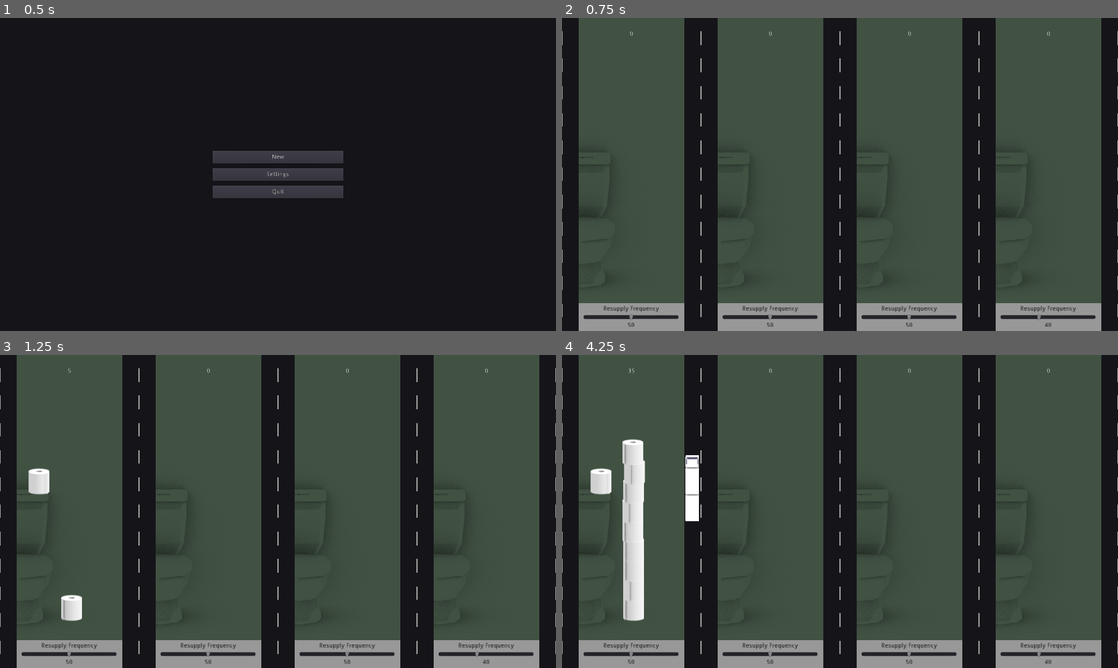
Above: before the commit, frames 1-4 (two rows, left to right).
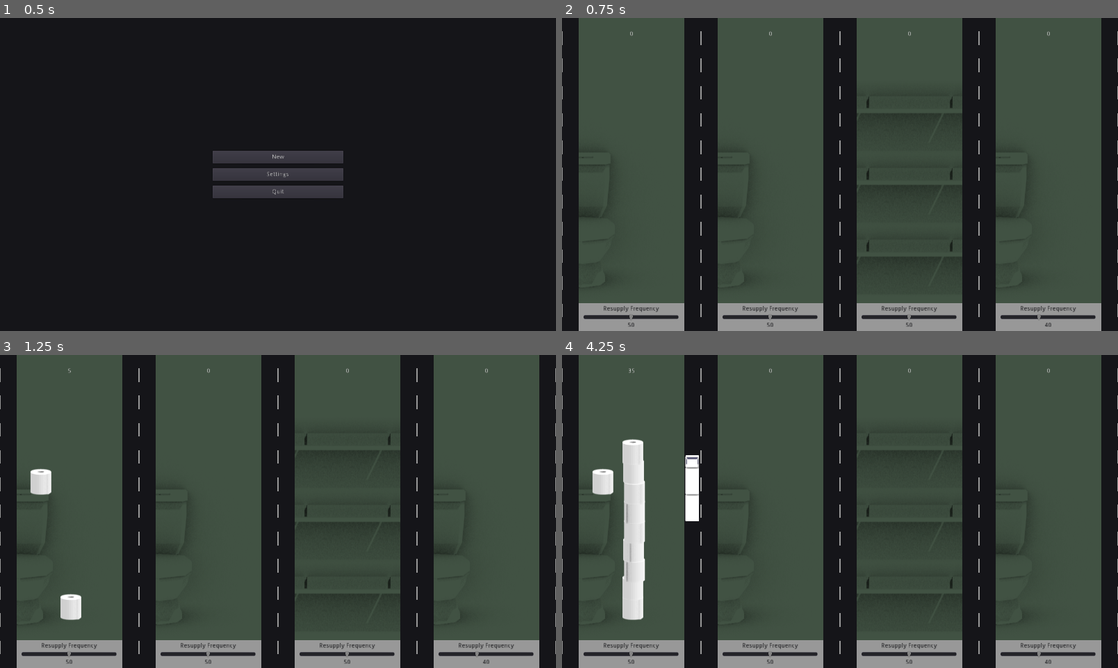
Above: after the commit, the same moments.

Repository: kevinlights/supply-chain
Game: Godot game, scene res://gui/menu.tscn
The game is run twice, just before and just after one commit, with the same random seed, the same clock (stepped at 60 frames per second) and the same inputs.
Inputs:
- Up to frame 1 (0.5 s): no input
- Up to frame 2 (0.75 s): click "New" at 0.5 s
- Up to frame 3 (1.25 s): no input
- Up to frame 4 (4.25 s): tap Enter at 1.25 s; tap Space at 2 s

Frame 1 is identical in both runs. In frame 2, 0.6% of the frame differs, in the area x 53-72%, y 25-80%; in frame 3, 0.7%; in frame 4, 1.1%, in the area x 5-72%, y 25-86%.

Commit message:
Renamed home_visuals to visual_indicators. Moved stock item sprites into unit_stock_sprites. Moved stock indicator show/hide logic into visual anchor scenes.

Diff:
--- a/game_entities/supply_point/SupplyPoint.gd
+++ b/game_entities/supply_point/SupplyPoint.gd
@@ -1,6 +1,13 @@
 extends HBoxContainer
 
 var transit_vehicle_scene = preload("res://game_entities/transit_vehicle/TransitVehicle.tscn")
+
+var visual_indicators = {
+	"home": preload("res://game_entities/supply_point/visual_indicators/HomeAnchors.tscn"),
+	"store": preload("res://game_entities/supply_point/visual_indicators/StoreAnchors.tscn"),
+	"default": preload("res://game_entities/supply_point/visual_indicators/HomeAnchors.tscn")
+}
+
 
 var sp_name : String
 var stock_level : int
@@ -21,7 +28,6 @@
 var stock_indicator_count : int
 var stock_indicator_anchor : TextureRect
 var stock_indicator_value : float
-var stock_indicator_pool : Array
 var consumption_rate : int
 var production_rate : int
 var consume_produce_rate : float
@@ -86,26 +92,19 @@
 	configure_stock_indicators()
 
 func configure_stock_indicators():
-	if has_node("SupplyPointVisual/AnchorBackground"):
-		stock_indicator_anchor = get_node("SupplyPointVisual/AnchorBackground")
-		stock_indicator_count = stock_indicator_anchor.get_child_count()
-		stock_indicator_value = 1.0 / (float(stock_indicator_count) / max_stock_level)
-		for indicator in stock_indicator_anchor.get_children():
-			indicator.visible = false
-	for i in range(0, 20):
-		stock_indicator_pool.append(load("res://game_entities/supply_point/home_visuals/stock_item_%02d.png" % i))
+	if sp_name.to_lower() in visual_indicators:
+		stock_indicator_anchor = visual_indicators[sp_name.to_lower()].instance()
+	else:
+		stock_indicator_anchor = visual_indicators["default"].instance()
 
+	get_node("SupplyPointVisual").add_child(stock_indicator_anchor)
+	stock_indicator_count = stock_indicator_anchor.get_child_count()
+	stock_indicator_value = 1.0 / (float(stock_indicator_count) / max_stock_level)
+	stock_indicator_anchor.set_indicator_value(stock_indicator_value)
 
 func update_stock_indicators():
 	get_node("SupplyPointVisual/VBoxContainer/Stock").set_text(str(stock_level))
-	for i in range(0, stock_indicator_count):
-		if i < stock_level / stock_indicator_value:
-			if stock_indicator_anchor.get_child(i).visible == false:
-				stock_indicator_anchor.get_child(i).texture = stock_indicator_pool[randi() % stock_indicator_pool.size() - 1]
-				stock_indicator_anchor.get_child(i).visible = true
-			#TODO: Set texture from pool of images
-		else:
-			stock_indicator_anchor.get_child(i).visible = false
+	stock_indicator_anchor.update_stock_indicators(stock_level)
 
 func set_demand_factor(value : float) -> void:
 	demand_factor = value
--- a/game_entities/supply_point/SupplyPoint.tscn
+++ b/game_entities/supply_point/SupplyPoint.tscn
@@ -1,7 +1,6 @@
-[gd_scene load_steps=5 format=2]
+[gd_scene load_steps=4 format=2]
 
 [ext_resource path="res://game_entities/supply_point/SupplyPoint.gd" type="Script" id=1]
-[ext_resource path="res://game_entities/supply_point/home_visuals/HomeAnchors.tscn" type="PackedScene" id=2]
 [ext_resource path="res://fonts/heading.tres" type="DynamicFont" id=3]
 
 [sub_resource type="StyleBoxFlat" id=1]
@@ -267,8 +266,6 @@
 rect_min_size = Vector2( 242, 0 )
 color = Color( 0.258824, 0.32549, 0.266667, 1 )
 
-[node name="AnchorBackground" parent="SupplyPointVisual" instance=ExtResource( 2 )]
-
 [node name="VBoxContainer" type="VBoxContainer" parent="SupplyPointVisual"]
 margin_right = 240.0
 margin_bottom = 720.0
--- /dev/null
+++ b/game_entities/supply_point/visual_indicators/HomeAnchors.gd
@@ -0,0 +1,23 @@
+extends TextureRect
+
+var stock_indicator_pool : Array
+var stock_indicator_value : float = 1.0
+
+func _ready():
+	for indicator in get_children():
+		indicator.visible = false
+	for i in range(0, 20):
+		stock_indicator_pool.append(load("res://game_entities/supply_point/visual_indicators/unit_stock_sprites/stock_item_%02d.png" % i))
+
+func update_stock_indicators(stock_level : int):
+	var current_stock_level := stock_level / stock_indicator_value
+	for i in range(0, get_child_count()):
+		if i < current_stock_level:
+			if get_child(i).visible == false:
+				get_child(i).texture = stock_indicator_pool[randi() % stock_indicator_pool.size() - 1]
+				get_child(i).visible = true
+		else:
+			get_child(i).visible = false
+
+func set_indicator_value(newValue : float):
+	stock_indicator_value = newValue
--- a/game_entities/supply_point/home_visuals/HomeAnchors.tscn
+++ b/game_entities/supply_point/visual_indicators/HomeAnchors.tscn
@@ -1,12 +1,14 @@
-[gd_scene load_steps=3 format=2]
-
-[ext_resource path="res://game_entities/supply_point/home_visuals/stock_item.png" type="Texture" id=1]
-[ext_resource path="res://game_entities/supply_point/home_visuals/toilet.png" type="Texture" id=2]
+[gd_scene load_steps=4 format=2]
+
+[ext_resource path="res://game_entities/supply_point/visual_indicators/toilet.png" type="Texture" id=1]
+[ext_resource path="res://game_entities/supply_point/visual_indicators/stock_item.png" type="Texture" id=2]
+[ext_resource path="res://game_entities/supply_point/visual_indicators/HomeAnchors.gd" type="Script" id=3]
 
 [node name="AnchorBackground" type="TextureRect"]
 margin_right = 40.0
 margin_bottom = 40.0
-texture = ExtResource( 2 )
+texture = ExtResource( 1 )
+script = ExtResource( 3 )
 __meta__ = {
 "_edit_use_anchors_": false
 }
@@ -16,7 +18,7 @@
 margin_top = 251.0
 margin_right = 88.0
 margin_bottom = 331.0
-texture = ExtResource( 1 )
+texture = ExtResource( 2 )
 __meta__ = {
 "_edit_use_anchors_": false
 }
@@ -26,7 +28,7 @@
 margin_top = 542.0
 margin_right = 161.0
 margin_bottom = 622.0
-texture = ExtResource( 1 )
+texture = ExtResource( 2 )
 __meta__ = {
 "_edit_use_anchors_": false
 }
@@ -36,7 +38,7 @@
 margin_top = 497.0
 margin_right = 161.0
 margin_bottom = 577.0
-texture = ExtResource( 1 )
+texture = ExtResource( 2 )
 __meta__ = {
 "_edit_use_anchors_": false
 }
@@ -46,7 +48,7 @@
 margin_top = 452.0
 margin_right = 161.0
 margin_bottom = 532.0
-texture = ExtResource( 1 )
+texture = ExtResource( 2 )
 __meta__ = {
 "_edit_use_anchors_": false
 }
@@ -56,7 +58,7 @@
 margin_top = 408.0
 margin_right = 161.0
 margin_bottom = 488.0
-texture = ExtResource( 1 )
+texture = ExtResource( 2 )
 __meta__ = {
 "_edit_use_anchors_": false
 }
@@ -66,7 +68,7 @@
 margin_top = 363.0
 margin_right = 161.0
 margin_bottom = 443.0
-texture = ExtResource( 1 )
+texture = ExtResource( 2 )
 __meta__ = {
 "_edit_use_anchors_": false
 }
@@ -76,7 +78,7 @@
 margin_top = 318.0
 margin_right = 161.0
 margin_bottom = 398.0
-texture = ExtResource( 1 )
+texture = ExtResource( 2 )
 __meta__ = {
 "_edit_use_anchors_": false
 }
@@ -86,7 +88,7 @@
 margin_top = 273.0
 margin_right = 161.0
 margin_bottom = 353.0
-texture = ExtResource( 1 )
+texture = ExtResource( 2 )
 __meta__ = {
 "_edit_use_anchors_": false
 }
@@ -96,7 +98,7 @@
 margin_top = 228.0
 margin_right = 161.0
 margin_bottom = 308.0
-texture = ExtResource( 1 )
+texture = ExtResource( 2 )
 __meta__ = {
 "_edit_use_anchors_": false
 }
@@ -106,7 +108,7 @@
 margin_top = 184.0
 margin_right = 161.0
 margin_bottom = 264.0
-texture = ExtResource( 1 )
+texture = ExtResource( 2 )
 __meta__ = {
 "_edit_use_anchors_": false
 }
@@ -116,7 +118,7 @@
 margin_top = 139.0
 margin_right = 161.0
 margin_bottom = 219.0
-texture = ExtResource( 1 )
+texture = ExtResource( 2 )
 __meta__ = {
 "_edit_use_anchors_": false
 }
@@ -126,7 +128,7 @@
 margin_top = 542.0
 margin_right = 233.0
 margin_bottom = 622.0
-texture = ExtResource( 1 )
+texture = ExtResource( 2 )
 __meta__ = {
 "_edit_use_anchors_": false
 }
@@ -136,7 +138,7 @@
 margin_top = 497.0
 margin_right = 233.0
 margin_bottom = 577.0
-texture = ExtResource( 1 )
+texture = ExtResource( 2 )
 __meta__ = {
 "_edit_use_anchors_": false
 }
@@ -146,7 +148,7 @@
 margin_top = 452.0
 margin_right = 233.0
 margin_bottom = 532.0
-texture = ExtResource( 1 )
+texture = ExtResource( 2 )
 __meta__ = {
 "_edit_use_anchors_": false
 }
@@ -156,7 +158,7 @@
 margin_top = 408.0
 margin_right = 233.0
 margin_bottom = 488.0
-texture = ExtResource( 1 )
+texture = ExtResource( 2 )
 __meta__ = {
 "_edit_use_anchors_": false
 }
@@ -166,7 +168,7 @@
 margin_top = 363.0
 margin_right = 233.0
 margin_bottom = 443.0
-texture = ExtResource( 1 )
+texture = ExtResource( 2 )
 __meta__ = {
 "_edit_use_anchors_": false
 }
@@ -176,7 +178,7 @@
 margin_top = 318.0
 margin_right = 233.0
 margin_bottom = 398.0
-texture = ExtResource( 1 )
+texture = ExtResource( 2 )
 __meta__ = {
 "_edit_use_anchors_": false
 }
@@ -186,7 +188,7 @@
 margin_top = 273.0
 margin_right = 233.0
 margin_bottom = 353.0
-texture = ExtResource( 1 )
+texture = ExtResource( 2 )
 __meta__ = {
 "_edit_use_anchors_": false
 }
@@ -196,7 +198,7 @@
 margin_top = 228.0
 margin_right = 233.0
 margin_bottom = 308.0
-texture = ExtResource( 1 )
+texture = ExtResource( 2 )
 __meta__ = {
 "_edit_use_anchors_": false
 }
@@ -206,7 +208,7 @@
 margin_top = 184.0
 margin_right = 233.0
 margin_bottom = 264.0
-texture = ExtResource( 1 )
+texture = ExtResource( 2 )
 __meta__ = {
 "_edit_use_anchors_": false
 }
@@ -216,7 +218,7 @@
 margin_top = 139.0
 margin_right = 233.0
 margin_bottom = 219.0
-texture = ExtResource( 1 )
+texture = ExtResource( 2 )
 __meta__ = {
 "_edit_use_anchors_": false
 }
@@ -226,7 +228,7 @@
 margin_top = 94.0
 margin_right = 233.0
 margin_bottom = 174.0
-texture = ExtResource( 1 )
+texture = ExtResource( 2 )
 __meta__ = {
 "_edit_use_anchors_": false
 }
@@ -236,7 +238,7 @@
 margin_top = 49.0
 margin_right = 233.0
 margin_bottom = 129.0
-texture = ExtResource( 1 )
+texture = ExtResource( 2 )
 __meta__ = {
 "_edit_use_anchors_": false
 }
@@ -246,7 +248,7 @@
 margin_top = 206.0
 margin_right = 88.0
 margin_bottom = 286.0
-texture = ExtResource( 1 )
+texture = ExtResource( 2 )
 __meta__ = {
 "_edit_use_anchors_": false
 }
@@ -256,7 +258,7 @@
 margin_top = 161.0
 margin_right = 88.0
 margin_bottom = 241.0
-texture = ExtResource( 1 )
+texture = ExtResource( 2 )
 __meta__ = {
 "_edit_use_anchors_": false
 }
@@ -266,7 +268,7 @@
 margin_top = 116.0
 margin_right = 88.0
 margin_bottom = 196.0
-texture = ExtResource( 1 )
-__meta__ = {
-"_edit_use_anchors_": false
-}
+texture = ExtResource( 2 )
+__meta__ = {
+"_edit_use_anchors_": false
+}
--- /dev/null
+++ b/game_entities/supply_point/visual_indicators/StoreAnchors.gd
@@ -0,0 +1,23 @@
+extends TextureRect
+
+var stock_indicator_pool : Array
+var stock_indicator_value : float = 1.0
+
+func _ready():
+	for indicator in get_children():
+		indicator.visible = false
+	for i in range(0, 4):
+		stock_indicator_pool.append(load("res://game_entities/supply_point/visual_indicators/unit_stock_sprites/stock_item_%02d.png" % i))
+
+func update_stock_indicators(stock_level : int):
+	var current_stock_level := stock_level / stock_indicator_value
+	for i in range(0, get_child_count()):
+		if i < current_stock_level:
+			if get_child(i).visible == false:
+				get_child(i).texture = stock_indicator_pool[randi() % stock_indicator_pool.size() - 1]
+				get_child(i).visible = true
+		else:
+			get_child(i).visible = false
+
+func set_indicator_value(newValue : float):
+	stock_indicator_value = newValue
--- /dev/null
+++ b/game_entities/supply_point/visual_indicators/StoreAnchors.tscn
@@ -0,0 +1,254 @@
+[gd_scene load_steps=4 format=2]
+
+[ext_resource path="res://game_entities/supply_point/visual_indicators/store.png" type="Texture" id=1]
+[ext_resource path="res://game_entities/supply_point/visual_indicators/stock_item.png" type="Texture" id=2]
+[ext_resource path="res://game_entities/supply_point/visual_indicators/HomeAnchors.gd" type="Script" id=3]
+
+[node name="AnchorBackground" type="TextureRect"]
+margin_right = 40.0
+margin_bottom = 40.0
+texture = ExtResource( 1 )
+script = ExtResource( 3 )
+__meta__ = {
+"_edit_use_anchors_": false
+}
+
+[node name="StockItem00" type="TextureRect" parent="."]
+margin_left = 56.0
+margin_top = 133.0
+margin_right = 126.0
+margin_bottom = 213.0
+texture = ExtResource( 2 )
+__meta__ = {
+"_edit_use_anchors_": false
+}
+
+[node name="StockItem01" type="TextureRect" parent="."]
+margin_left = -3.0
+margin_top = 462.0
+margin_right = 67.0
+margin_bottom = 542.0
+texture = ExtResource( 2 )
+__meta__ = {
+"_edit_use_anchors_": false
+}
+
+[node name="StockItem02" type="TextureRect" parent="."]
+margin_left = -2.0
+margin_top = 133.0
+margin_right = 68.0
+margin_bottom = 213.0
+texture = ExtResource( 2 )
+__meta__ = {
+"_edit_use_anchors_": false
+}
+
+[node name="StockItem03" type="TextureRect" parent="."]
+margin_left = 176.0
+margin_top = 463.0
+margin_right = 246.0
+margin_bottom = 543.0
+texture = ExtResource( 2 )
+__meta__ = {
+"_edit_use_anchors_": false
+}
+
+[node name="StockItem04" type="TextureRect" parent="."]
+margin_left = 174.0
+margin_top = 133.0
+margin_right = 244.0
+margin_bottom = 213.0
+texture = ExtResource( 2 )
+__meta__ = {
+"_edit_use_anchors_": false
+}
+
+[node name="StockItem05" type="TextureRect" parent="."]
+margin_left = 120.0
+margin_top = 463.0
+margin_right = 190.0
+margin_bottom = 543.0
+texture = ExtResource( 2 )
+__meta__ = {
+"_edit_use_anchors_": false
+}
+
+[node name="StockItem06" type="TextureRect" parent="."]
+margin_left = 61.0
+margin_top = 462.0
+margin_right = 131.0
+margin_bottom = 542.0
+texture = ExtResource( 2 )
+__meta__ = {
+"_edit_use_anchors_": false
+}
+
+[node name="StockItem07" type="TextureRect" parent="."]
+margin_left = 115.0
+margin_top = 133.0
+margin_right = 185.0
+margin_bottom = 213.0
+texture = ExtResource( 2 )
+__meta__ = {
+"_edit_use_anchors_": false
+}
+
+[node name="StockItem08" type="TextureRect" parent="."]
+margin_left = -3.0
+margin_top = 415.0
+margin_right = 67.0
+margin_bottom = 495.0
+texture = ExtResource( 2 )
+__meta__ = {
+"_edit_use_anchors_": false
+}
+
+[node name="StockItem09" type="TextureRect" parent="."]
+margin_left = 115.0
+margin_top = 86.0
+margin_right = 185.0
+margin_bottom = 166.0
+texture = ExtResource( 2 )
+__meta__ = {
+"_edit_use_anchors_": false
+}
+
+[node name="StockItem10" type="TextureRect" parent="."]
+margin_left = 61.0
+margin_top = 415.0
+margin_right = 131.0
+margin_bottom = 495.0
+texture = ExtResource( 2 )
+__meta__ = {
+"_edit_use_anchors_": false
+}
+
+[node name="StockItem11" type="TextureRect" parent="."]
+margin_left = -2.0
+margin_top = 85.0
+margin_right = 68.0
+margin_bottom = 165.0
+texture = ExtResource( 2 )
+__meta__ = {
+"_edit_use_anchors_": false
+}
+
+[node name="StockItem12" type="TextureRect" parent="."]
+margin_left = 56.0
+margin_top = 86.0
+margin_right = 126.0
+margin_bottom = 166.0
+texture = ExtResource( 2 )
+__meta__ = {
+"_edit_use_anchors_": false
+}
+
+[node name="StockItem13" type="TextureRect" parent="."]
+margin_left = 174.0
+margin_top = 85.0
+margin_right = 244.0
+margin_bottom = 165.0
+texture = ExtResource( 2 )
+__meta__ = {
+"_edit_use_anchors_": false
+}
+
+[node name="StockItem14" type="TextureRect" parent="."]
+margin_left = 58.0
+margin_top = 298.0
+margin_right = 128.0
+margin_bottom = 378.0
+texture = ExtResource( 2 )
+__meta__ = {
+"_edit_use_anchors_": false
+}
+
+[node name="StockItem15" type="TextureRect" parent="."]
+margin_left = 116.0
+margin_top = 299.0
+margin_right = 186.0
+margin_bottom = 379.0
+texture = ExtResource( 2 )
+__meta__ = {
+"_edit_use_anchors_": false
+}
+
+[node name="StockItem16" type="TextureRect" parent="."]
+margin_left = 175.0
+margin_top = 300.0
+margin_right = 245.0
+margin_bottom = 380.0
+texture = ExtResource( 2 )
+__meta__ = {
+"_edit_use_anchors_": false
+}
+
+[node name="StockItem17" type="TextureRect" parent="."]
+margin_left = -2.0
+margin_top = 298.0
+margin_right = 68.0
+margin_bottom = 378.0
+texture = ExtResource( 2 )
+__meta__ = {
+"_edit_use_anchors_": false
+}
+
+[node name="StockItem18" type="TextureRect" parent="."]
+margin_left = 120.0
+margin_top = 417.0
+margin_right = 190.0
+margin_bottom = 497.0
+texture = ExtResource( 2 )
+__meta__ = {
+"_edit_use_anchors_": false
+}
+
+[node name="StockItem19" type="TextureRect" parent="."]
+margin_left = 116.0
+margin_top = 252.0
+margin_right = 186.0
+margin_bottom = 332.0
+texture = ExtResource( 2 )
+__meta__ = {
+"_edit_use_anchors_": false
+}
+
+[node name="StockItem20" type="TextureRect" parent="."]
+margin_left = 175.0
+margin_top = 253.0
+margin_right = 245.0
+margin_bottom = 333.0
+texture = ExtResource( 2 )
+__meta__ = {
+"_edit_use_anchors_": false
+}
+
+[node name="StockItem21" type="TextureRect" parent="."]
+margin_left = 176.0
+margin_top = 416.0
+margin_right = 246.0
+margin_bottom = 496.0
+texture = ExtResource( 2 )
+__meta__ = {
+"_edit_use_anchors_": false
+}
+
+[node name="StockItem22" type="TextureRect" parent="."]
+margin_left = -2.0
+margin_top = 251.0
+margin_right = 68.0
+margin_bottom = 331.0
+texture = ExtResource( 2 )
+__meta__ = {
+"_edit_use_anchors_": false
+}
+
+[node name="StockItem23" type="TextureRect" parent="."]
+margin_left = 58.0
+margin_top = 251.0
+margin_right = 128.0
+margin_bottom = 331.0
+texture = ExtResource( 2 )
+__meta__ = {
+"_edit_use_anchors_": false
+}
--- a/gui/menu.tscn
+++ b/gui/menu.tscn
@@ -24,7 +24,7 @@
 [node name="Resume" type="Button" parent="VBoxContainer"]
 visible = false
 margin_right = 300.0
-margin_bottom = 30.0
+margin_bottom = 37.0
 rect_min_size = Vector2( 0, 30 )
 text = "Resume"
 
Renamed: game_entities/supply_point/home_visuals/stock_item.png -> game_entities/supply_point/visual_indicators/stock_item.png
Not shown, changed: game_entities/supply_point/visual_indicators/stock_item.png.import
Binary file added: game_entities/supply_point/visual_indicators/store.png
Not shown, changed: game_entities/supply_point/visual_indicators/store.png.import
Renamed: game_entities/supply_point/home_visuals/toilet.png -> game_entities/supply_point/visual_indicators/toilet.png
Not shown, changed: game_entities/supply_point/visual_indicators/toilet.png.import
Renamed: game_entities/supply_point/home_visuals/stock_item_00.png -> game_entities/supply_point/visual_indicators/unit_stock_sprites/stock_item_00.png
Not shown, changed: game_entities/supply_point/visual_indicators/unit_stock_sprites/stock_item_00.png.import
Renamed: game_entities/supply_point/home_visuals/stock_item_01.png -> game_entities/supply_point/visual_indicators/unit_stock_sprites/stock_item_01.png
Not shown, changed: game_entities/supply_point/visual_indicators/unit_stock_sprites/stock_item_01.png.import
Renamed: game_entities/supply_point/home_visuals/stock_item_02.png -> game_entities/supply_point/visual_indicators/unit_stock_sprites/stock_item_02.png
Not shown, changed: game_entities/supply_point/visual_indicators/unit_stock_sprites/stock_item_02.png.import
(and 34 more such lines)
